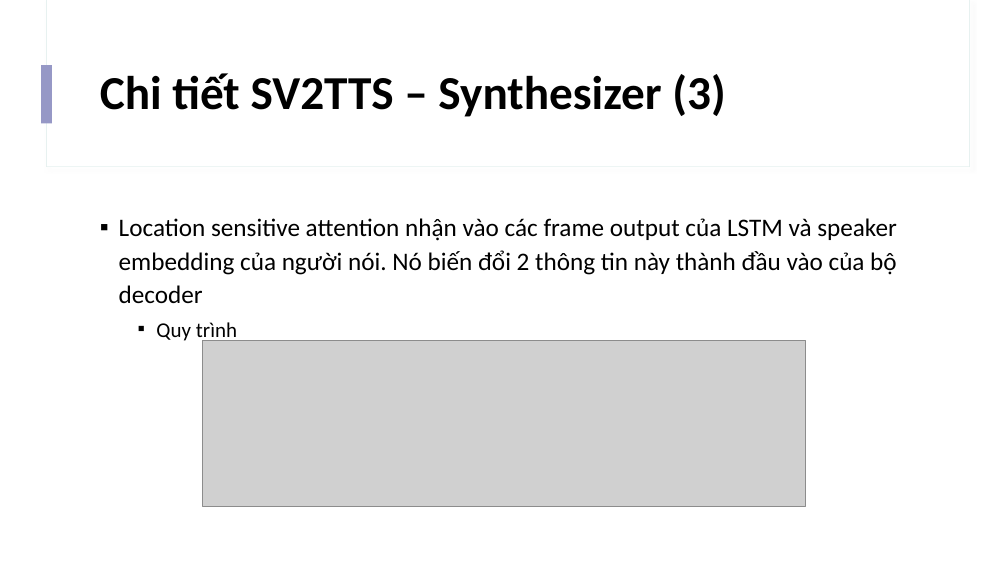
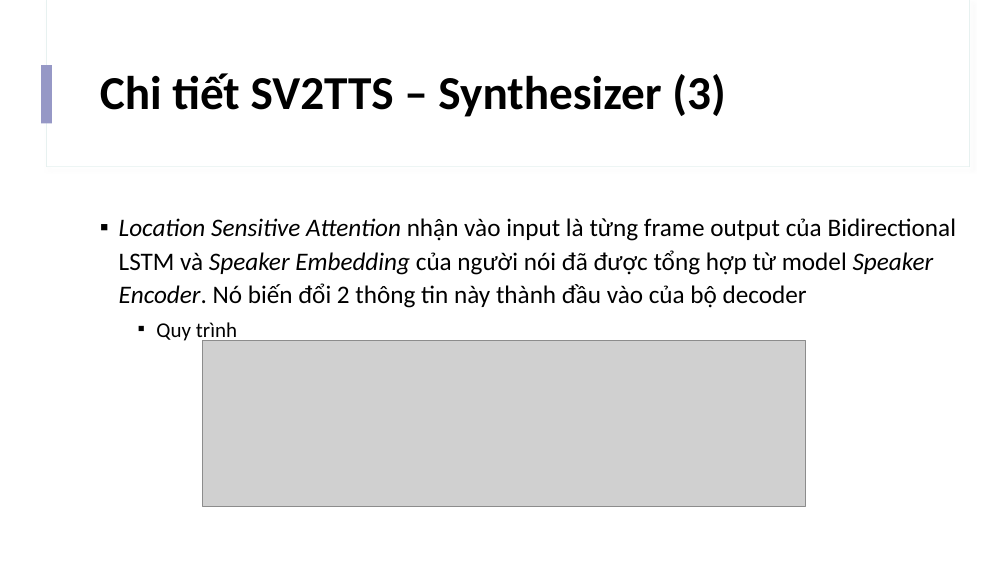
Before and after one commit to IrisStream/Machine-Learning, a slide deck: slide 18 of Voice_Cloning/Slide.pptx. Drawn at 1008x567 pixels with LibreOffice and Linux fonts; fonts in the diff are those of the drawing; grey boxes stand for pictures. Boxes give left, top, right and bottom in pixels: in the first picture for what was removed or moved away, otherwise in the second. Text is boxed around its words. In the diff, an @@ line names an element or a change of style, - is before the commit and + after.

Commit message:
Voice Clone: Upload slide (Synthesizer) and README

```diff
--- a/Voice_Cloning/Slide.pptx
+++ b/Voice_Cloning/Slide.pptx
@@ text at box(119, 218, 956, 308): text changed @@
-▪ Location sensitive attention nhận vào các frame output của LSTM và speaker embedding của người nói. Nó biến đổi 2 thông tin này thành đầu vào của bộ decoder
+▪ Location Sensitive Attention nhận vào input là từng frame output của Bidirectional LSTM và Speaker Embedding của người nói đã được tổng hợp từ model Speaker Encoder. Nó biến đổi 2 thông tin này thành đầu vào của bộ decoder
```
Also in this commit, not shown: 1 other slide changed, 1 other file.
